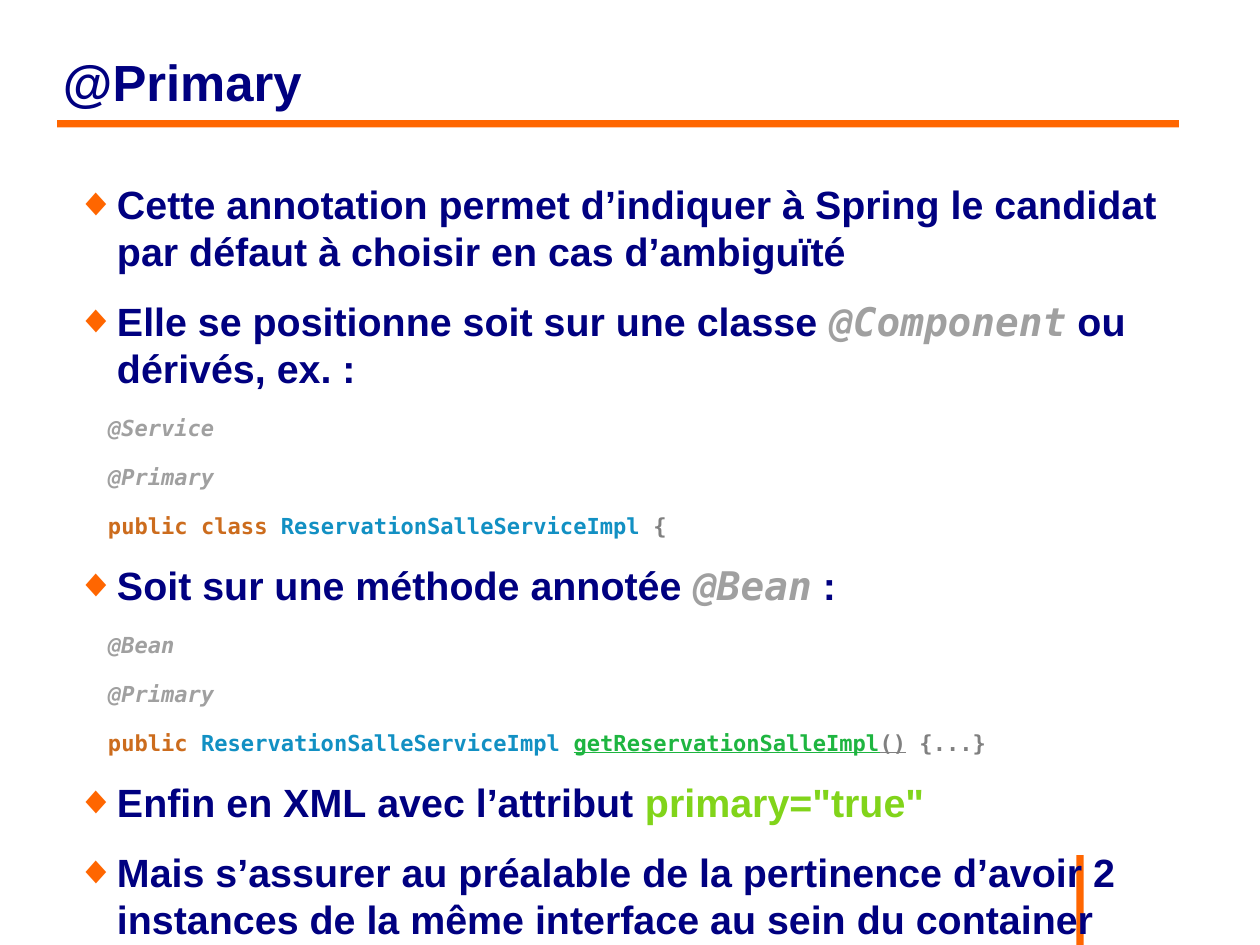
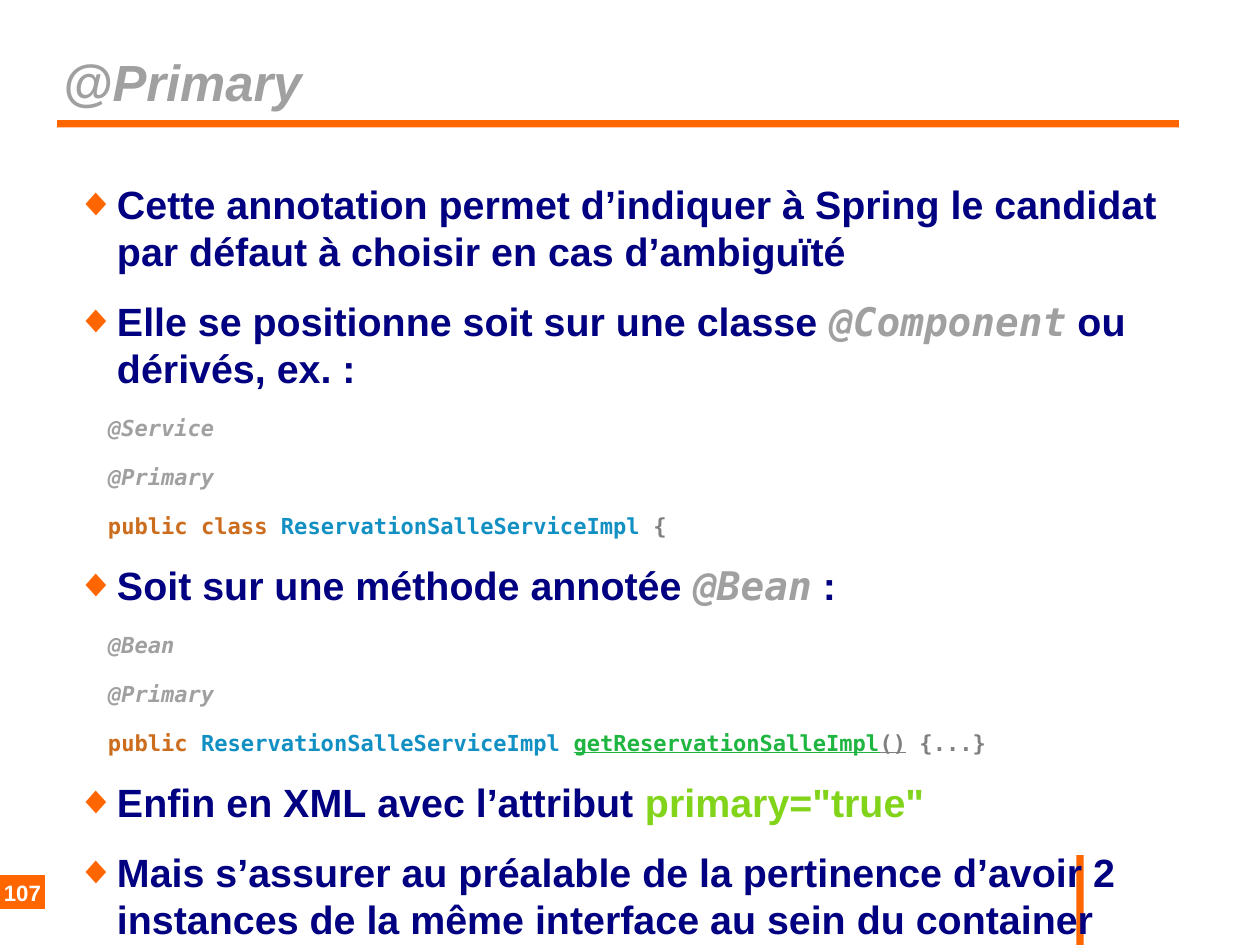
Before and after one commit to philphils/formation-spring, a slide deck: slide 107 of Documentation/diapo_formation_spring.odp. Drawn at 1260x945 pixels with LibreOffice and Linux fonts; fonts in the diff are those of the drawing; background and template pictures are left out. Boxes give left, top, right and bottom in pixels: in the first picture for what was removed or moved away, otherwise in the second. Text is boxed around its words. In the diff, an @@ line names an element or a change of style, - is before the commit and + after.

```diff
--- a/Documentation/diapo_formation_spring.odp
+++ b/Documentation/diapo_formation_spring.odp
@@ title "@Primary" at (63,64,302,111): text colour #000080 to #A0A0A0, italic on @@
@@ page number added at (0,876,45,910), fill #FF6600, 14 pt, text #FFFFFF, bold @@
+107
```
Also in this commit, not shown: 135 other slides changed.
